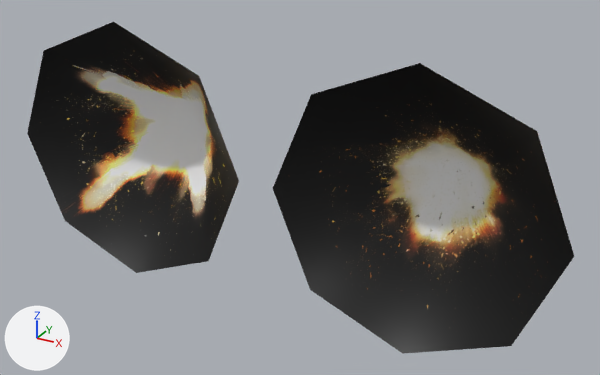
An edit to the FBX model muzzle/muzzle-meshes/source/muzzle.fbx, drawn before and after from the same camera.
One viewpoint serves both versions: a 50 mm camera at (1.65, -5.38, 3.21) aimed at (-1.03, -0.51, 0.78). Lighting does not change. The marker at lower left points along +X, +Y and +Z. The picture after the commit comes second. Where no turn or scale is listed for an object, it has been applied to the vertices.

Objects in the first picture: 'muzzlemesh', 'muzzlemesh_1'.
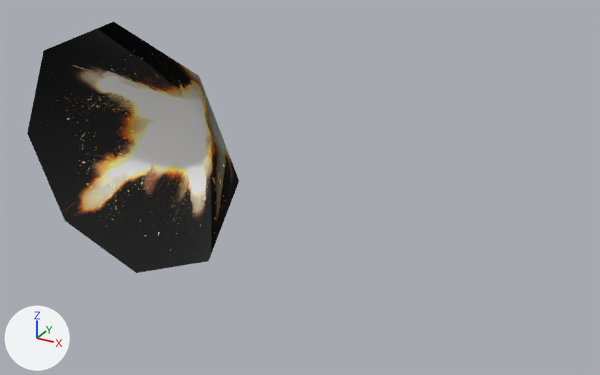
The newer file is also turned or shifted as a whole; pictures and numbers use the older file's frame.

What changed in the scene script:
```text
Change mat_muzzle1:
    where n0 = _N.new('ShaderNodeBsdfPrincipled'); n0.name = 'Principled BSDF'
    n0.inputs[2].default_value: 0.434 -> 0.0  # 'Roughness'
Remove ob_muzzlemesh:
    ob_muzzlemesh = bpy.data.objects.new('muzzlemesh', me_mesh)
    ob_muzzlemesh.location = (0.0, 0.0, 0.944)
```

Changed parts and their boxes (x1, y1, x2, y2) in the pictures (600 x 375 px):
'muzzlemesh', deleted: before (273, 63, 574, 354)
'muzzlemesh_1', surface changed: (50, 22, 239, 273) in both
